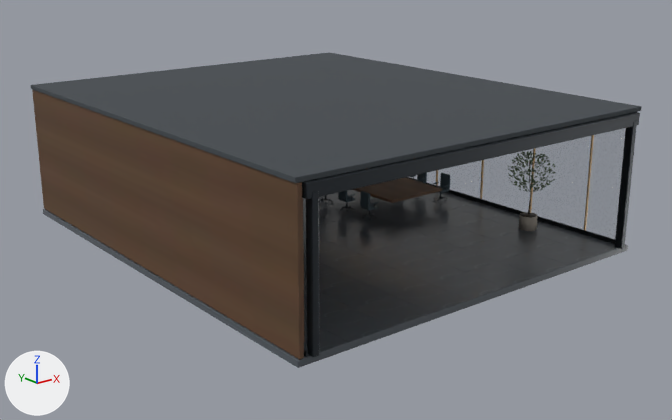
The glTF model gabriel-portfolio/public/models/environment-5.glb: old version first, new version second.
One viewpoint serves both versions: a camera (50 mm lens) standing at (-23.8, -28.9, 12.9) and looking at (0.2, 1.1, 0.9). The axes (+X, +Y, +Z) are drawn at lower left. The lights are the same throughout. The picture after the commit comes second. Where no turn or scale is listed for an object, it has been applied to the vertices. Vertices at exactly the same position are counted once.

The first picture shows 'Continuous floor slab'.
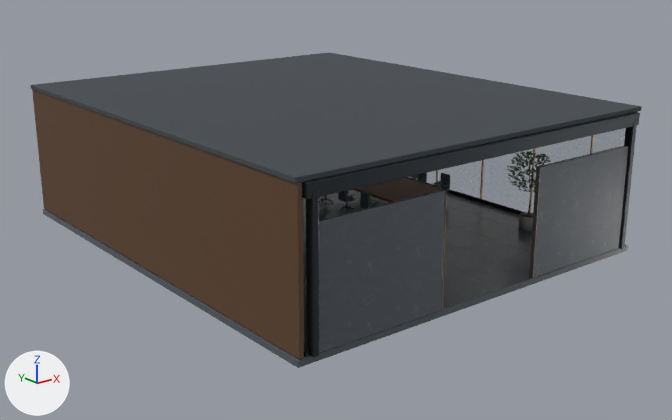
Pixel boxes (x1, y1, x2, y2) of what changed, in the pictures (672 x 420 px; the box of a moved part takes in the faces that stretch with it):
part 1 of me_cube_1327, added: after (442, 193, 447, 309)
part 2 of me_cube_1327, added: after (532, 172, 540, 277)
part 3 of me_cube_1327, moved or reshaped: before (339, 151, 555, 210); after (306, 145, 628, 357)
part 4 of me_cube_1327, surface changed: (303, 174, 622, 353) in both

Patch to the scene script:
```diff
--- a/gabriel-portfolio/public/models/environment-5.glb.py
+++ b/gabriel-portfolio/public/models/environment-5.glb.py
@@ me_cube_1327 @@
 # used by ob_continuous_floor_slab; location = (0.0, 2.0, 2.76)
-me_cube_1327.from_pydata(...)  # 13941 vertices, 21216 faces; spans x -8.5..8.5, y -10.2..10.2, z -3.0..3.0
+me_cube_1327.from_pydata(...)  # 14781 vertices, 22848 faces; spans x -8.5..8.5, y -10.2..10.2, z -3.0..3.0
+# me_cube_1327 part 1: a new loose piece of 24 vertices spanning x -2.4, y -10.1, z -2.7..1.5, in mat_satin_bronze_005 (brown #a68659)
+# me_cube_1327 part 2: a new loose piece of 24 vertices spanning x 2.4, y -10.1, z -2.7..1.5, in mat_satin_bronze_005 (brown #a68659)
+# me_cube_1327 part 3: 159 vertices moved within x 2.2..7.8, y -7.0..2.8, z -2.2..0.6; 288 vertices removed from x 5.9..7.9, y -7.0..-5.1, z -1.0..0.6; 480 vertices added at x -8.0..8.0, y -10.0..-5.0, z -2.8..1.5
+# me_cube_1327 part 4: 11143 kept faces spanning x -8.5..8.5, y -10.0..10.0, z -3.0..2.9 get new texture (UV) coordinates
+# other edits to the shape of me_cube_1327 do not show in these pictures
 me_cube_1327.materials.append(mat_honed_graphite_limestone_005)
```
